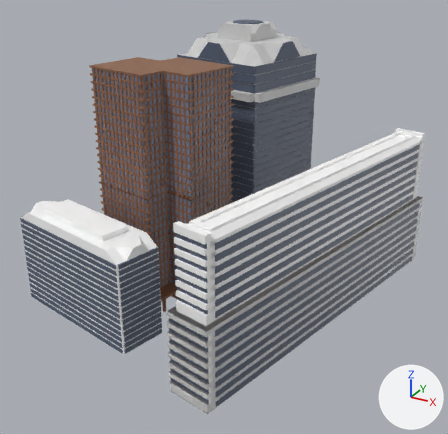
An edit to the glTF model run/textures/build/build2.glb, drawn before and after from the same camera.
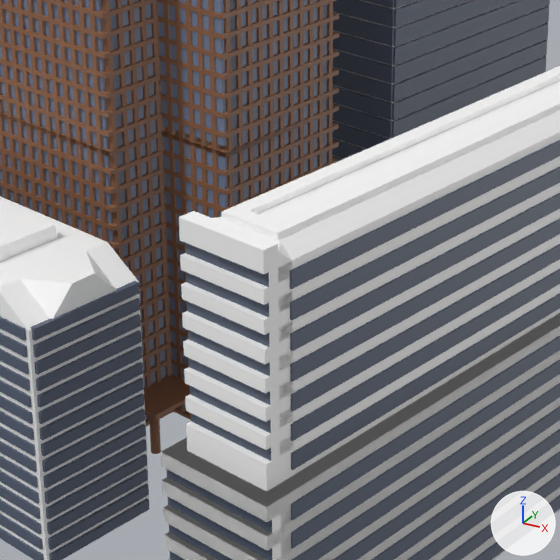
The first picture shows the older version from a 50 mm lens placed at (12.12, -23.88, 13.11), pointed at (1.32, -4.25, 3.3). The close-ups show both versions on the part from 24% to 71% of the width and 33% to 81% of the height of that picture; other places that the commit changed are outside them. Arrows for +X, +Y and +Z are at lower right; the lights stay in place. Where no turn or scale is listed for an object, it has been applied to the vertices. Vertices at the same position are counted once.

Names of what the first close-up shows: '立方体', '立方体.001', '立方体.003', '立方体.007', '立方体.008', '立方体.010', '立方体.011', '立方体.012', '立方体.013'.
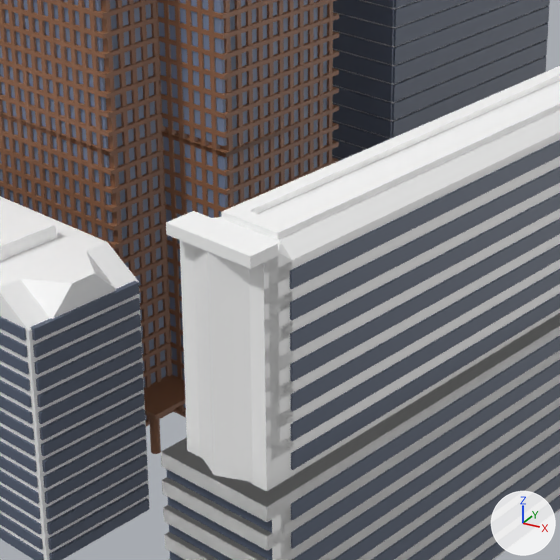
Boxes (x1, y1, x2, y2) around the edits, measured in the close-ups (560 x 560 px):
part 1 of me_立方体_014, cut back
    before: (179, 216, 271, 464)
    after: (166, 211, 292, 491)

Edits to the bpy script that builds the scene:
```text
Change me_立方体_014:
    used by ob_立方体_013; location = (5.23, -4.13, 1.5)
    remove me_立方体_014.from_pydata(...)  # 8976 vertices, 22000 faces; spans x -2.36..2.36, y -6.91..6.91, z -1.49..4.39
    add me_立方体_014.from_pydata(...)  # 8686 vertices, 21199 faces; spans x -2.36..2.36, y -6.91..6.91, z -1.49..4.39
    me_立方体_014 part 1: 10 vertices moved from x -1.91..-1.26, y -6.56..-6.31, z 1.84..4.29 to x -1.9..-1.15, y -6.79..-6.42, z 1.67..4.39; 206 vertices removed from x -1.91..-1.06, y -6.61..-6.21, z 1.67..4.39; 88 vertices added at x -2.15..-0.81, y -6.84..-6.16, z 1.49..4.39
```
